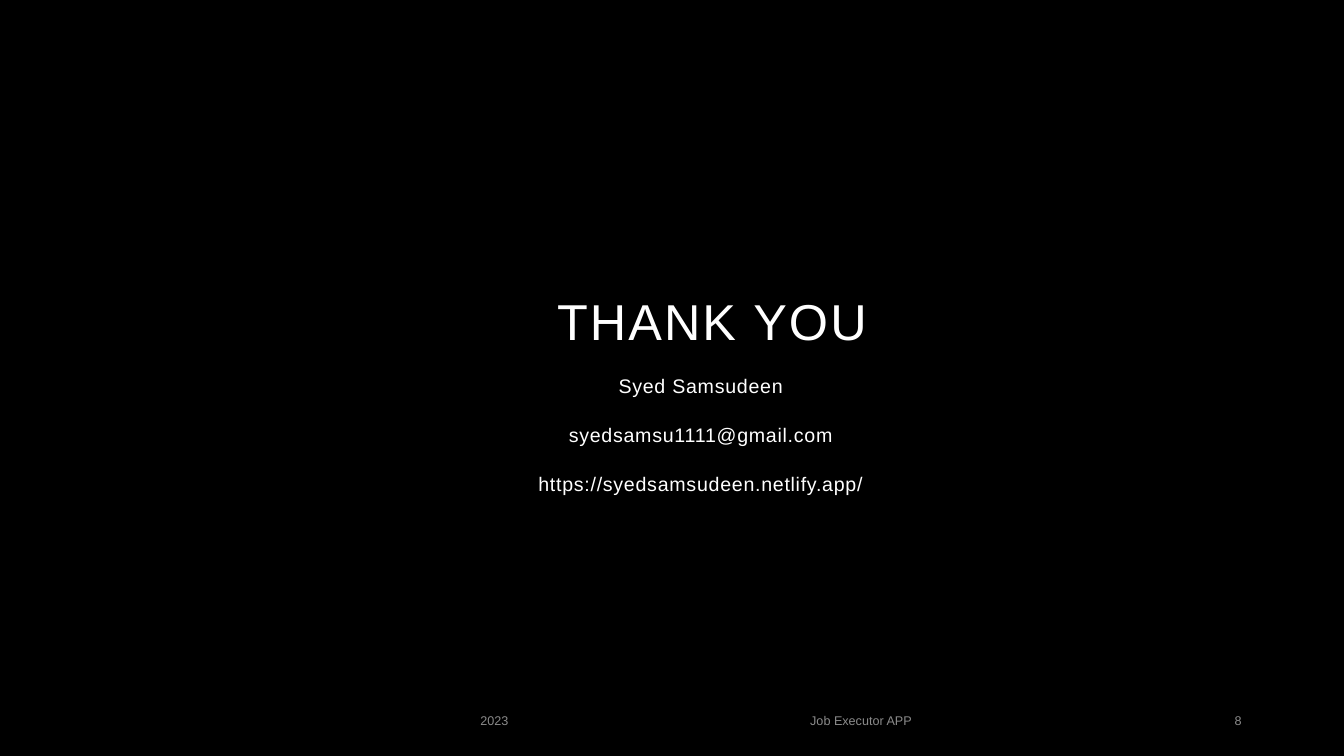
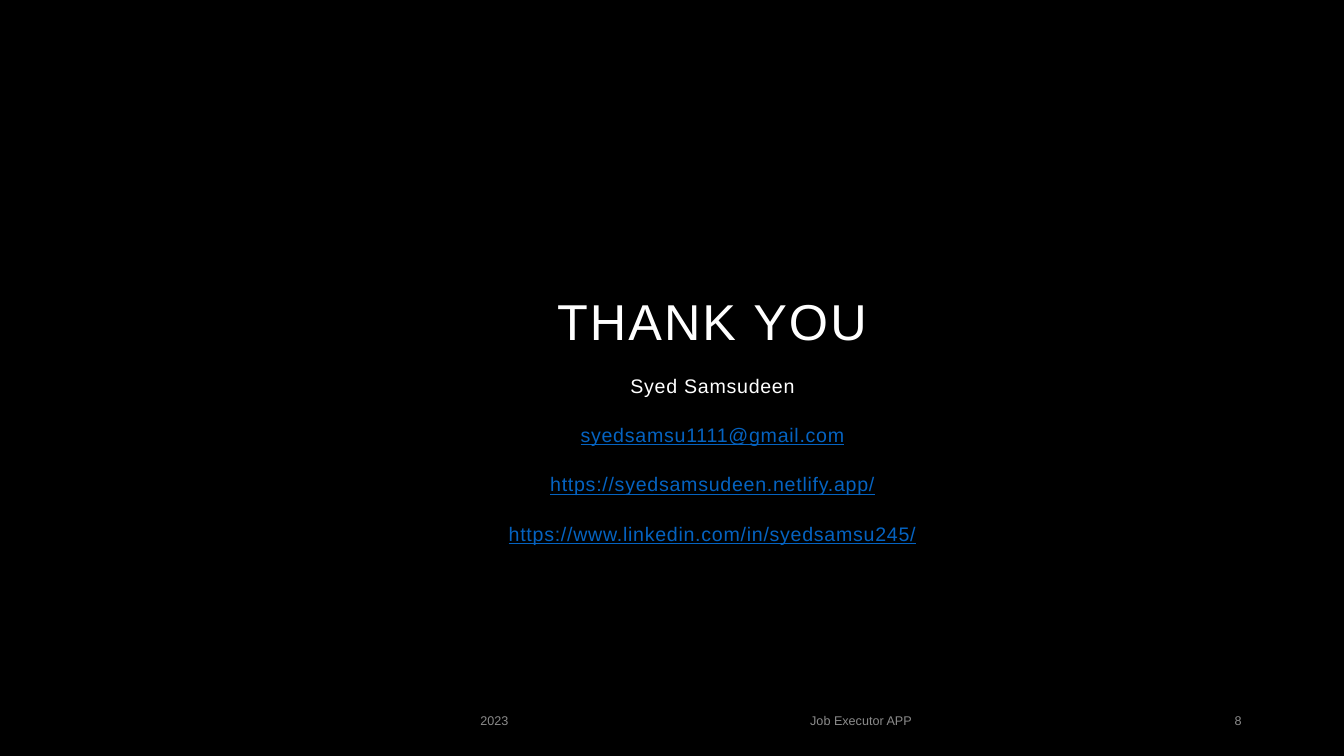
Before and after one commit to SyedSamsu/Job_Executor, a slide deck: slide 8 of Job_Executor.pptx. Drawn at 1344x756 pixels with LibreOffice and Linux fonts; fonts in the diff are those of the drawing; background and template pictures are left out. Boxes give left, top, right and bottom in pixels: in the first picture for what was removed or moved away, otherwise in the second. Text is boxed around its words. In the diff, an @@ line names an element or a change of style, - is before the commit and + after.

```diff
--- a/Job_Executor.pptx
+++ b/Job_Executor.pptx
@@ subtitle "Syed Samsudeen": place and size @@
-subtitle "Syed Samsudeen" at [538, 378, 862, 495]
+subtitle "Syed Samsudeen" at [509, 378, 916, 545]
@@ subtitle at [550, 427, 874, 495]: text colour #FFFFFF to #0563C1, underline on in "syedsamsu1111@gmail.com", "https://syedsamsudeen.netlify.app/" @@
@@ subtitle at [509, 526, 916, 545]: paragraph added @@
+https://www.linkedin.com/in/syedsamsu245/
```
Also in this commit, not shown: 1 other slide changed.
